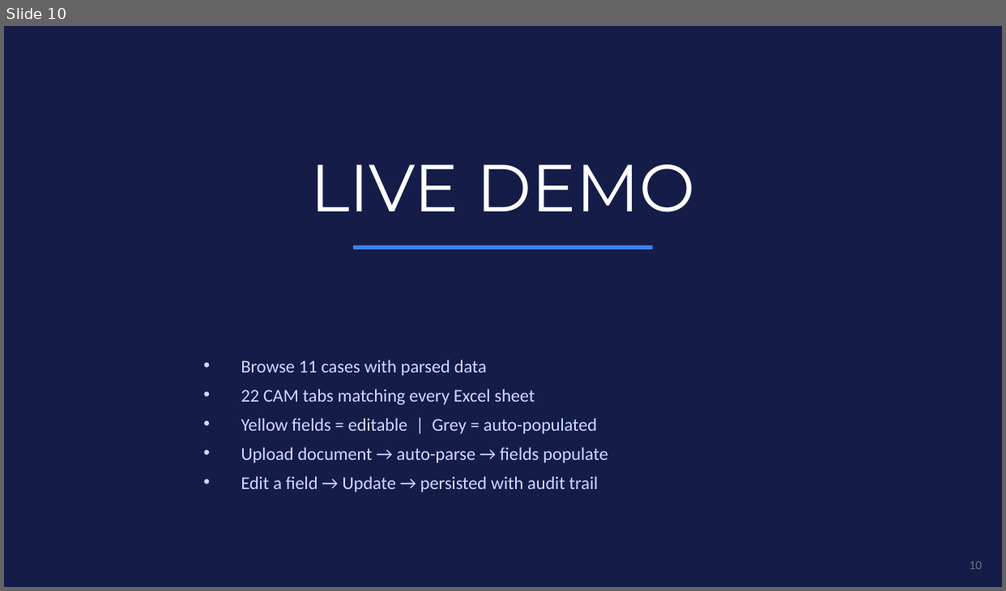
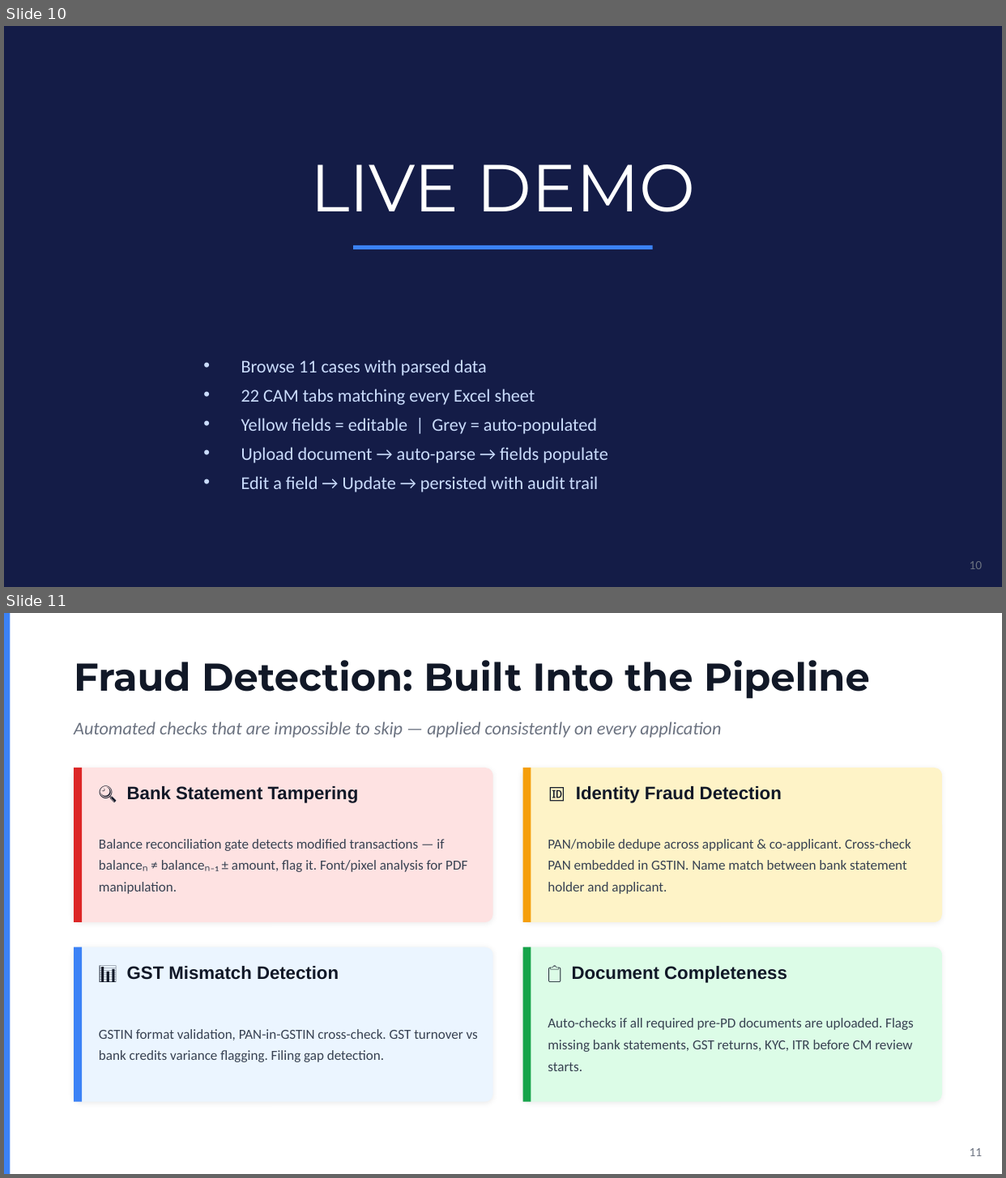
Before and after one commit to Ritik-slice/EDL-PORTAL, a slide deck: presentation/Slice3.0_EDL_Copilot.pptx. Shown one above the other, each under a label of ours: slide 10 before the commit, slides 10 and 11 after it. The pictures are 1006x591 and 1006x1178 pixels, drawn with LibreOffice and Linux fonts; fonts in the diff are those of the drawing. Boxes give left, top, right and bottom in pixels: in the first picture for what was removed or moved away, otherwise in the second. Text is boxed around its words. In the diff, an @@ line names an element or a change of style, - is before the commit and + after.

```diff
--- a/presentation/Slice3.0_EDL_Copilot.pptx
+++ b/presentation/Slice3.0_EDL_Copilot.pptx
@@ slide 11 added at (x1=4, y1=613, x2=1002, y2=1174), background #FFFFFF @@
@@ rectangle added at (x1=4, y1=613, x2=10, y2=1174), fill #3B82F6 @@
@@ text added at (x1=74, y1=660, x2=870, y2=699), 28 pt, text #111827, bold @@
+Fraud Detection: Built Into the Pipeline
@@ text added at (x1=74, y1=722, x2=721, y2=738), 13 pt, text #6B7280, italic @@
+Automated checks that are impossible to skip — applied consistently on every application
@@ rounded rectangle added at (x1=74, y1=768, x2=493, y2=922), fill #FEE2E2 @@
@@ rectangle added at (x1=74, y1=768, x2=82, y2=922), fill #DC2626 @@
@@ rounded rectangle added at (x1=523, y1=768, x2=942, y2=922), fill #FEF3C7 @@
@@ rectangle added at (x1=523, y1=768, x2=530, y2=922), fill #F59E0B @@
@@ text added at (x1=127, y1=786, x2=359, y2=803), 13 pt, text #111827, bold @@
+🔍 Bank Statement Tampering
@@ text added at (x1=576, y1=786, x2=782, y2=803), 13 pt, text #111827, bold @@
+🆔 Identity Fraud Detection
@@ text added at (x1=99, y1=839, x2=467, y2=894), 10 pt, text #374151 @@
+Balance reconciliation gate detects modified transactions — if balanceₙ ≠ balanceₙ₋₁ ± amount, flag it. Font/pixel analysis for PDF manipulation.
@@ text added at (x1=548, y1=839, x2=911, y2=894), 10 pt, text #374151 @@
+PAN/mobile dedupe across applicant & co-applicant. Cross-check PAN embedded in GSTIN. Name match between bank statement holder and applicant.
@@ rounded rectangle added at (x1=74, y1=948, x2=493, y2=1102), fill #EBF5FF @@
@@ rectangle added at (x1=74, y1=948, x2=82, y2=1102), fill #3B82F6 @@
@@ rounded rectangle added at (x1=523, y1=948, x2=942, y2=1102), fill #DCFCE7 @@
@@ rectangle added at (x1=523, y1=948, x2=530, y2=1102), fill #16A34A @@
@@ text added at (x1=127, y1=966, x2=339, y2=980), 13 pt, text #111827, bold @@
+📊 GST Mismatch Detection
@@ text added at (x1=572, y1=966, x2=787, y2=983), 13 pt, text #111827, bold @@
+📋 Document Completeness
@@ text added at (x1=548, y1=1018, x2=914, y2=1071), 10 pt, text #374151 @@
+Auto-checks if all required pre-PD documents are uploaded. Flags missing bank statements, GST returns, KYC, ITR before CM review starts.
@@ text added at (x1=99, y1=1029, x2=478, y2=1063), 10 pt, text #374151 @@
+GSTIN format validation, PAN-in-GSTIN cross-check. GST turnover vs bank credits variance flagging. Filing gap detection.
@@ text added at (x1=970, y1=1148, x2=982, y2=1157), 9 pt, text #6B7280 @@
+11
```
Also in this commit, not shown: 3 slides changed, 1 other slide added, 3 other files.
